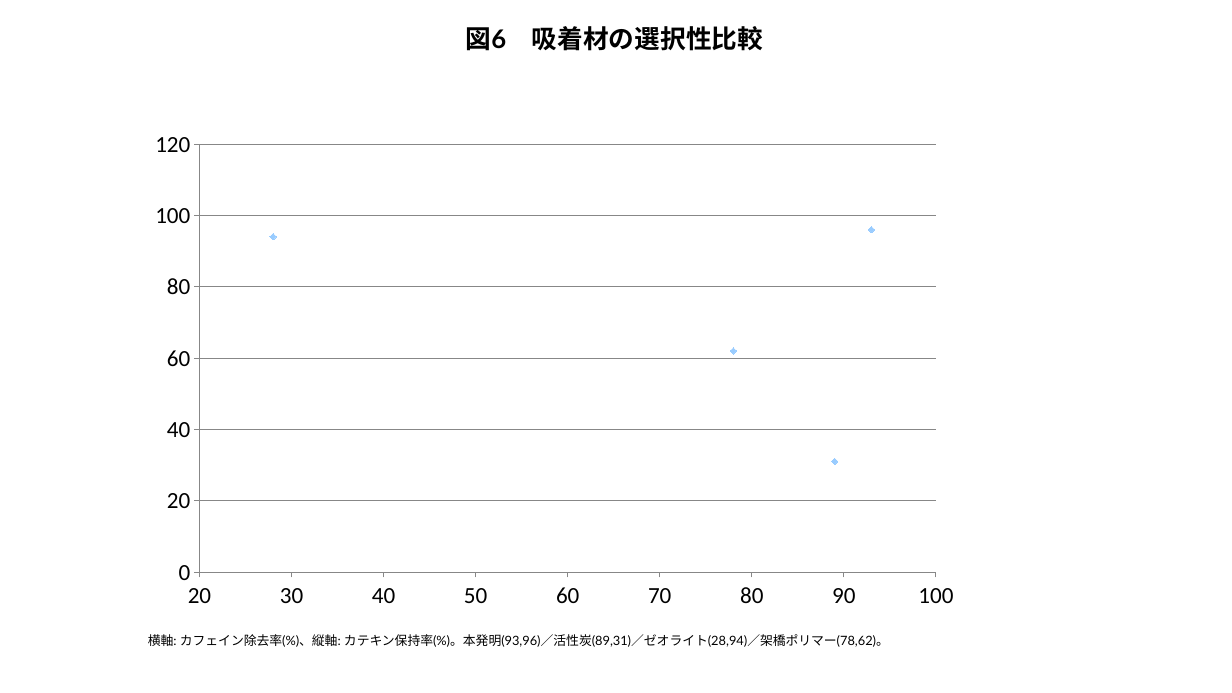
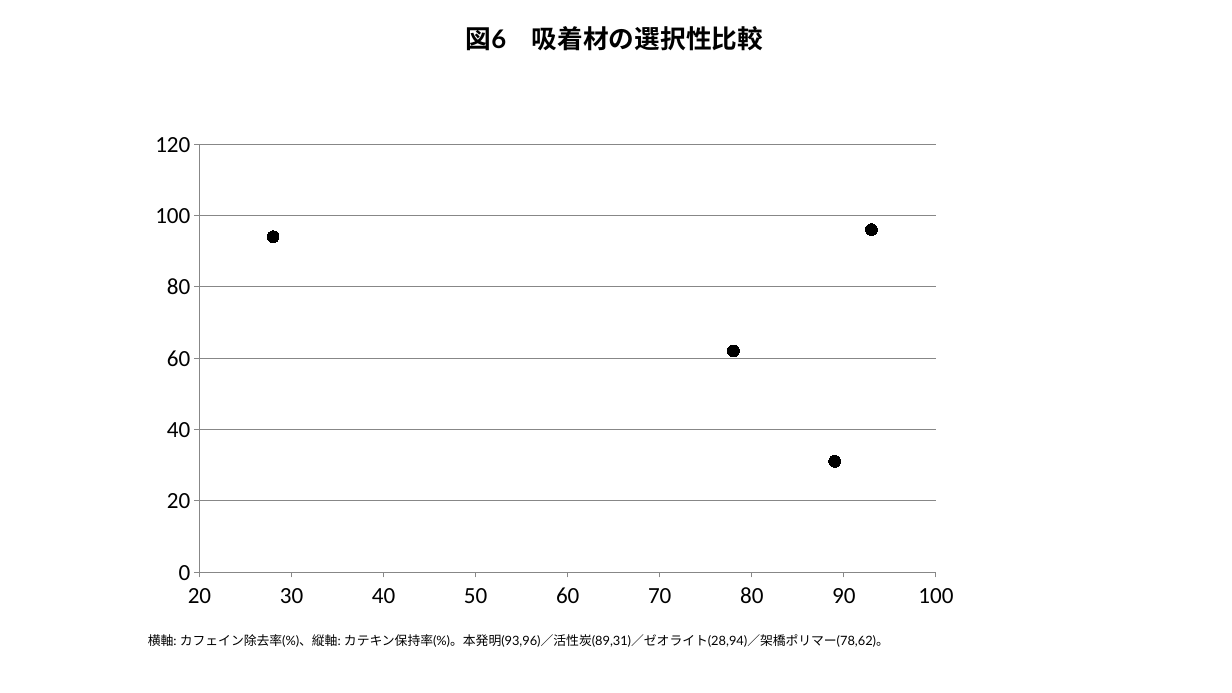
Before and after one commit to bougtoir/heat-accidents-mortality, a slide deck: slide 6 of montmorillonite_decaf/patent_figures.pptx. Drawn at 1232x693 pixels with LibreOffice and Linux fonts; fonts in the diff are those of the drawing. Boxes give left, top, right and bottom in pixels: in the first picture for what was removed or moved away, otherwise in the second. Text is boxed around its words. In the diff, an @@ line names an element or a change of style, - is before the commit and + after.

```diff
--- a/montmorillonite_decaf/patent_figures.pptx
+++ b/montmorillonite_decaf/patent_figures.pptx
@@ scatter chart at [139, 120, 970, 619] @@
@@ colour of Series 1 #4F81BD to #000000 @@
```
Also in this commit, not shown: 4 other slides changed, 9 other files.
